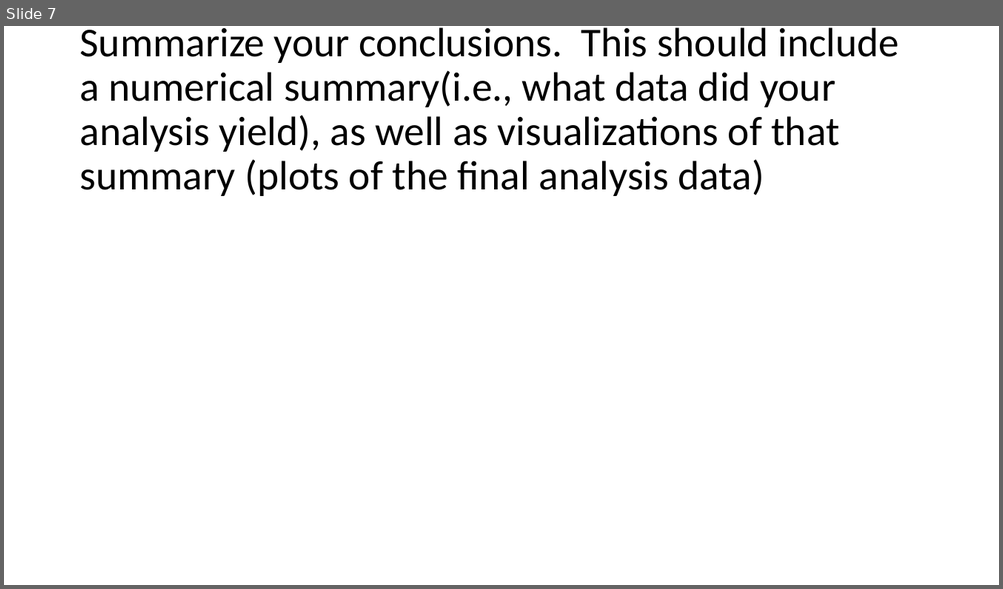
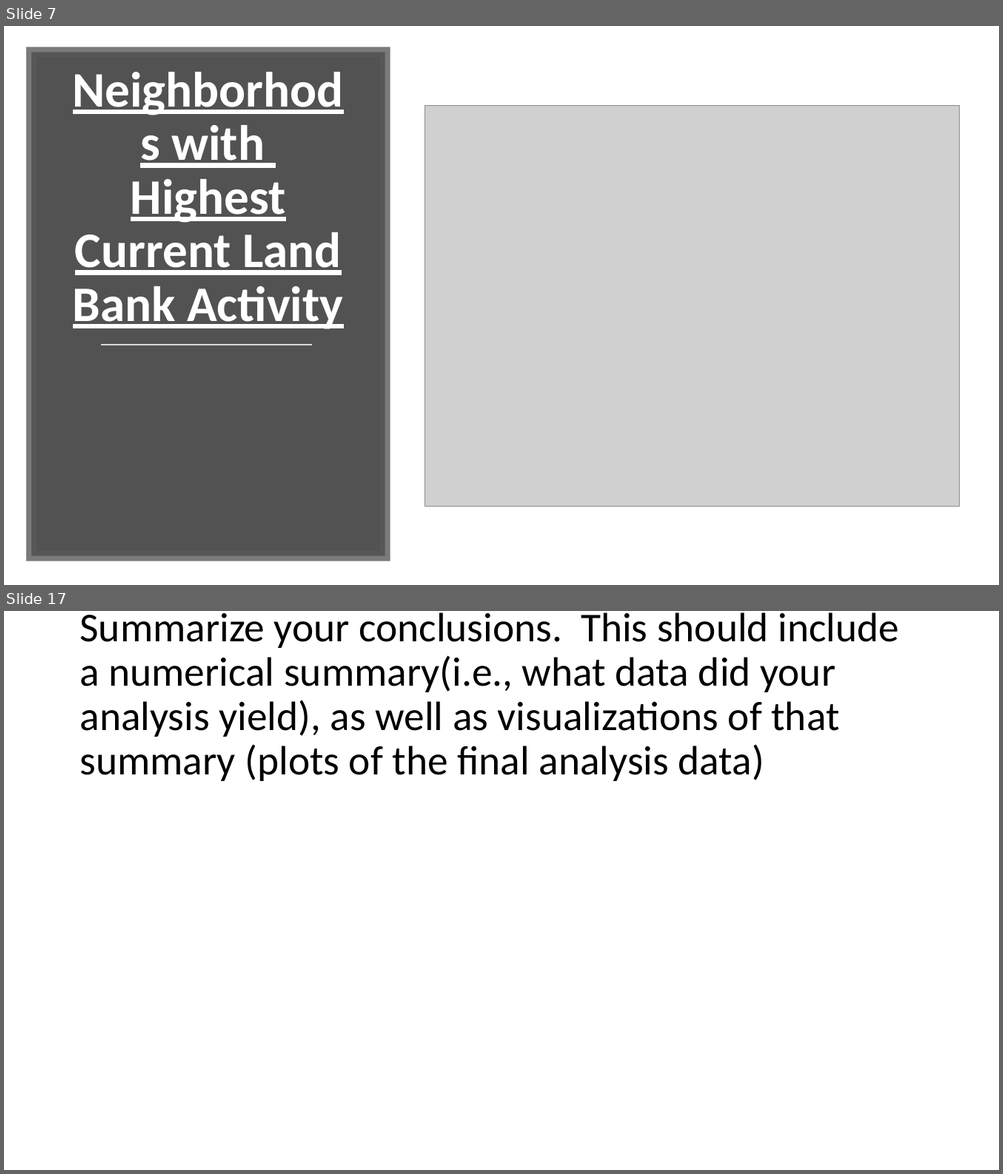
Before and after one commit to nicholasiii/GroupAssignement1, a slide deck: Group 2.pptx. Shown one above the other, each under a label of ours: slide 7 before the commit, slides 7 and 17 after it; the slides between them are not shown. The pictures are 1003x589 and 1003x1174 pixels, drawn with LibreOffice and Linux fonts; fonts in the diff are those of the drawing; grey boxes stand for pictures. Boxes give left, top, right and bottom in pixels: in the first picture for what was removed or moved away, otherwise in the second. Text is boxed around its words. In the diff, an @@ line names an element or a change of style, - is before the commit and + after.

```diff
--- a/Group 2.pptx
+++ b/Group 2.pptx
@@ slide 7 added at bbox=[4, 26, 999, 585], background #FFFFFF @@
@@ rectangle added at bbox=[31, 52, 385, 557], fill #404040 at 90% opacity, outline #595959 10 pt @@
@@ picture added at bbox=[425, 106, 960, 507] @@
@@ title added at bbox=[73, 125, 343, 329], 48 pt, text #FFFFFF, bold, underline @@
+Neighborhods with Highest Current Land Bank Activity
@@ line added from (101, 346) to (312, 346), #D9D9D9 1.75 pt @@
@@ what was slide 7 is now slide 17 @@
```
Also in this commit, not shown: 7 slides changed, 9 other slides added, 4 other files.
